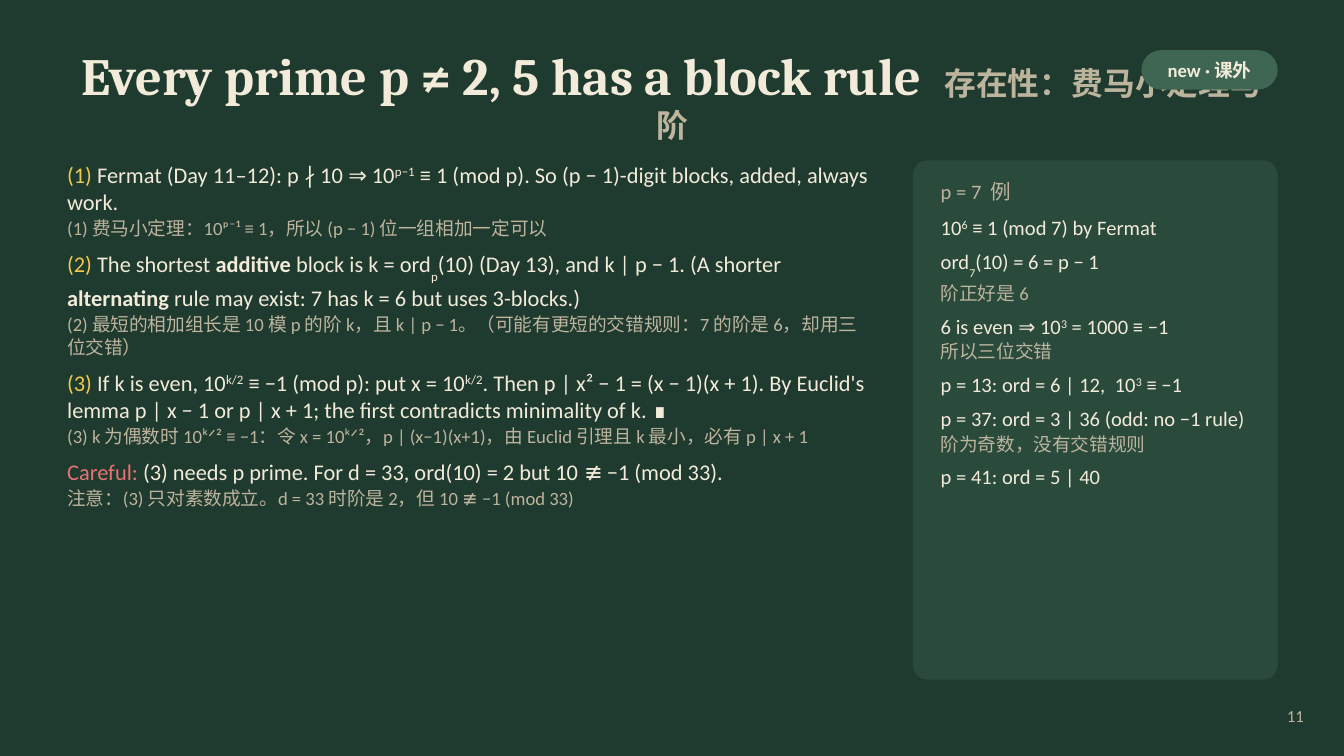
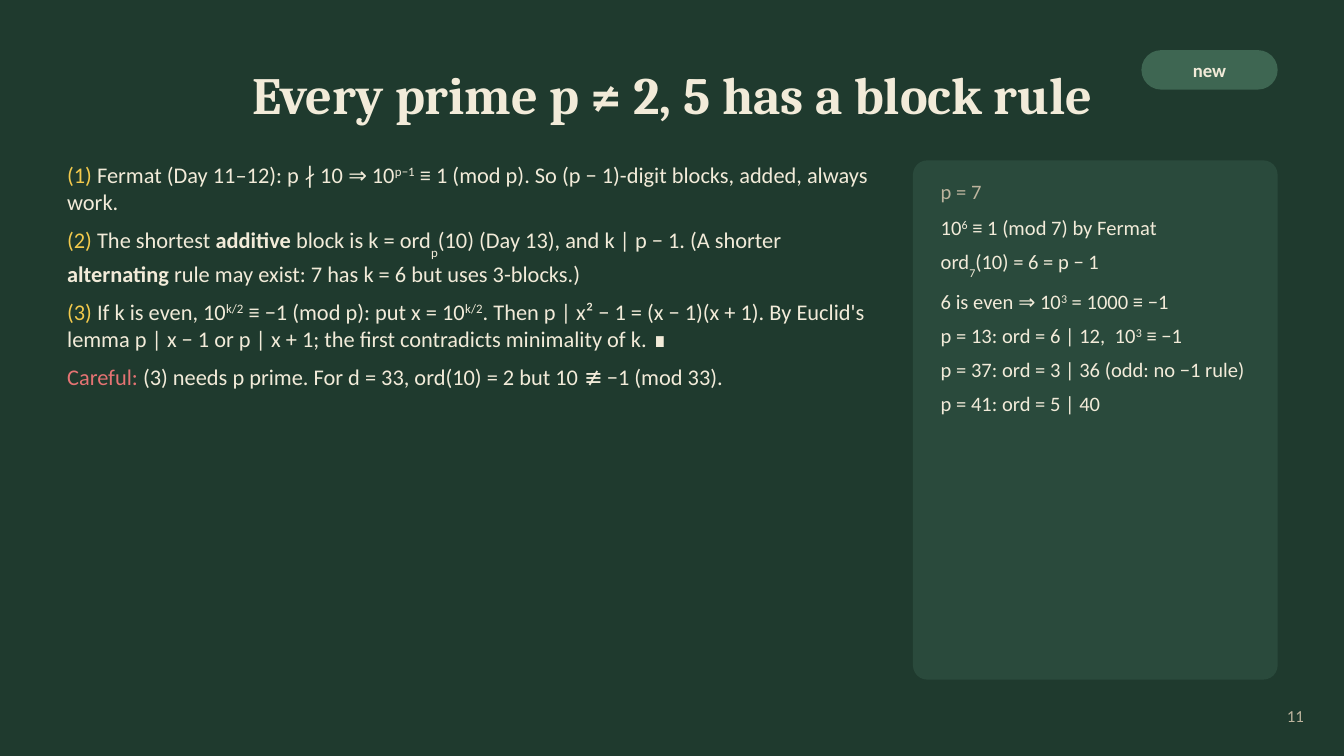
Before and after one commit to ZhihengLi0/math5248, a slide deck: slide 11 of slides/full.pptx. Drawn at 1344x756 pixels with LibreOffice and Linux fonts; fonts in the diff are those of the drawing. Boxes give left, top, right and bottom in pixels: in the first picture for what was removed or moved away, otherwise in the second. Text is boxed around its words. In the diff, an @@ line names an element or a change of style, - is before the commit and + after.

```diff
--- a/slides/full.pptx
+++ b/slides/full.pptx
@@ title at (252,77,1093,125): text changed @@
-Every prime p ≠ 2, 5 has a block rule 存在性：费马小定理与阶
+Every prime p ≠ 2, 5 has a block rule
@@ text at (1193,68,1226,77): text changed @@
-new · 课外
+new
@@ text "(1) Fermat (Day 11–12): p ..." at (67,167,868,389): more space between paragraphs; less space between paragraphs @@
@@ text at (941,186,981,203): text changed @@
-p = 7 例
+p = 7
@@ text at (67,219,547,238): paragraph removed @@
-(1) 费马小定理：10ᵖ⁻¹ ≡ 1，所以 (p − 1) 位一组相加一定可以
@@ text at (941,254,1244,381): more space between paragraphs @@
@@ text at (941,284,1028,302): paragraph removed @@
-阶正好是 6
@@ text at (67,315,857,356): paragraph removed @@
-(2) 最短的相加组长是 10 模 p 的阶 k，且 k | p − 1。（可能有更短的交错规则：7 的阶是 6，却用三位交错）
@@ text at (941,342,1053,360): paragraph removed @@
-所以三位交错
@@ text at (67,427,808,446): paragraph removed @@
-(3) k 为偶数时 10ᵏᐟ² ≡ −1：令 x = 10ᵏᐟ²，p | (x−1)(x+1)，由 Euclid 引理且 k 最小，必有 p | x + 1
@@ text at (941,435,1146,453): paragraph removed @@
-阶为奇数，没有交错规则
@@ text at (67,489,574,508): paragraph removed @@
-注意：(3) 只对素数成立。d = 33 时阶是 2，但 10 ≢ −1 (mod 33)
```
Also in this commit, not shown: 21 other slides changed, 5 other files.
